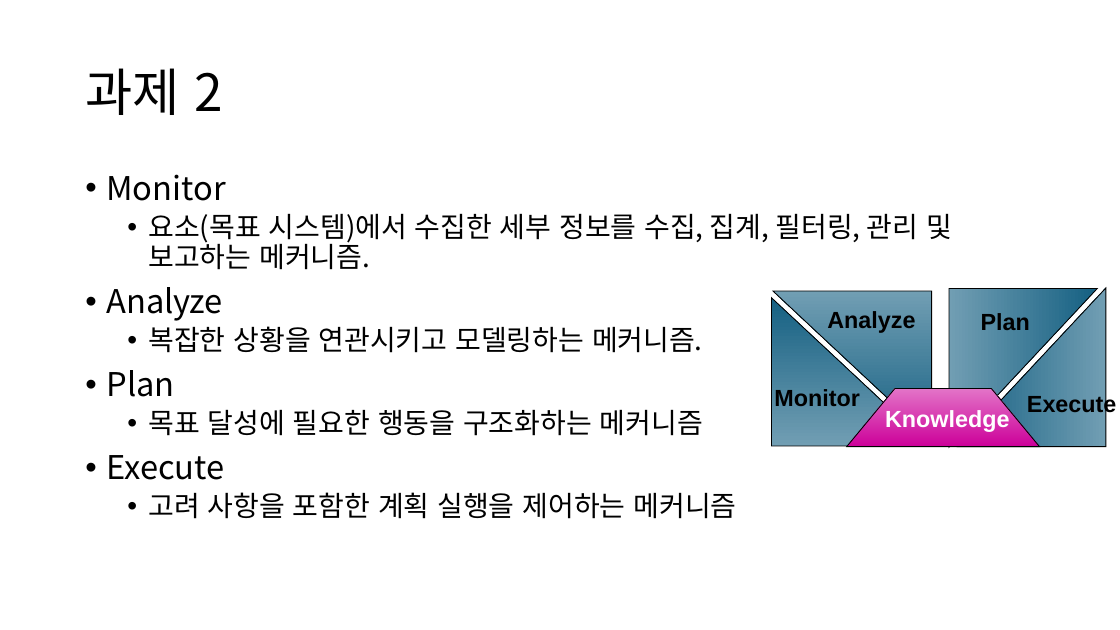
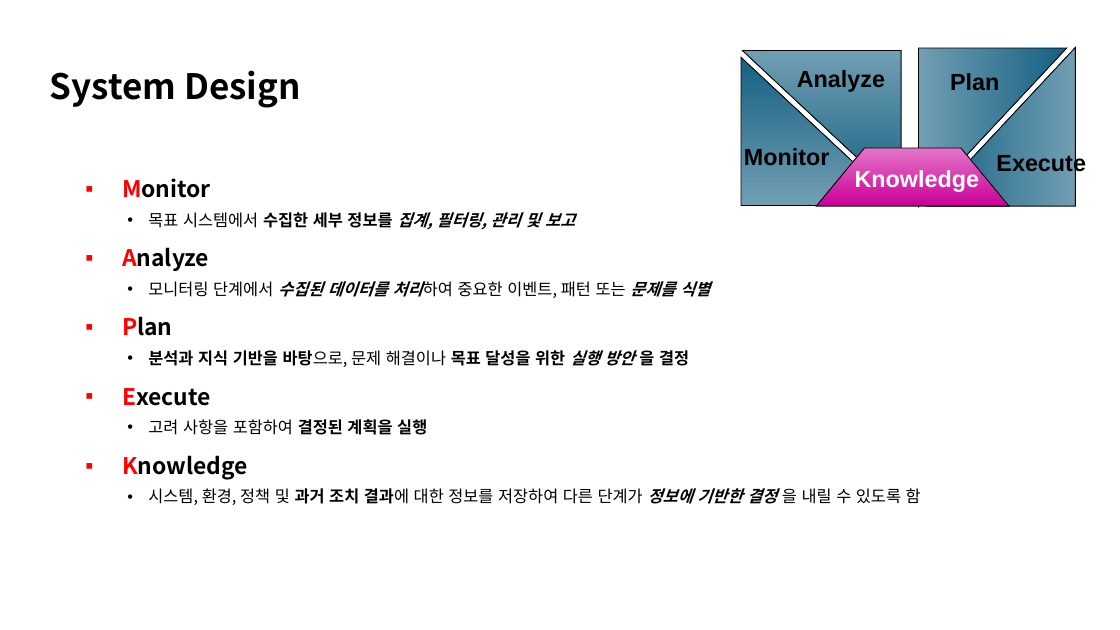
Before and after one commit to TUK-pedestrianSafety/document, a slide deck: slide 11 of ppt/소프트웨어 응용설계 발표자료.pptx. Drawn at 1120x630 pixels with LibreOffice and Linux fonts; fonts in the diff are those of the drawing. Boxes give left, top, right and bottom in pixels: in the first picture for what was removed or moved away, otherwise in the second. Text is boxed around its words. In the diff, an @@ line names an element or a change of style, - is before the commit and + after.

```diff
--- a/ppt/소프트웨어 응용설계 발표자료.pptx
+++ b/ppt/소프트웨어 응용설계 발표자료.pptx
@@ text added at (x1=50, y1=70, x2=301, y2=108), 30 pt, text #000000, bold @@
+System Design
@@ title removed at (x1=85, y1=68, x2=222, y2=115) @@
-과제 2
@@ 5 texts, 4 right triangles, 1 freeform shape moved together from (x1=771, y1=288, x2=1117, y2=448) to (x1=741, y1=48, x2=1086, y2=207) @@
@@ text at (x1=122, y1=178, x2=211, y2=406): size 28 to 19.6 pt, text colour #000000 to #FF0000, bold on in "Monitor", "Analyze", "Plan", "Execute"; bullet • to ▪; line spacing 0.9 to 1.1 @@
@@ text at (x1=148, y1=212, x2=575, y2=230): text changed; size 24 to 14 pt; bold on @@
-  • 요소(목표 시스템)에서 수집한 세부 정보를 수집, 집계, 필터링, 관리 및 보고하는 메커니즘.
+  • 목표 시스템에서 수집한 세부 정보를 집계, 필터링, 관리 및 보고
@@ text at (x1=148, y1=281, x2=710, y2=298): text changed; size 24 to 14 pt @@
-  • 복잡한 상황을 연관시키고 모델링하는 메커니즘.
+  • 모니터링 단계에서 수집된 데이터를 처리하여 중요한 이벤트, 패턴 또는 문제를 식별
@@ text at (x1=148, y1=350, x2=689, y2=367): text changed; size 24 to 14 pt; bold on @@
-  • 목표 달성에 필요한 행동을 구조화하는 메커니즘
+  • 분석과 지식 기반을 바탕으로, 문제 해결이나 목표 달성을 위한 실행 방안 을 결정
@@ text at (x1=122, y1=419, x2=921, y2=505): text changed; size 24 to 14 pt @@
-  • 고려 사항을 포함한 계획 실행을 제어하는 메커니즘
+  • 고려 사항을 포함하여 결정된 계획을 실행
+▪ Knowledge
+  • 시스템, 환경, 정책 및 과거 조치 결과에 대한 정보를 저장하여 다른 단계가 정보에 기반한 결정 을 내릴 수 있도록 함
```
Also in this commit, not shown: 18 other slides changed, 10 slides added, 8 slides removed.
